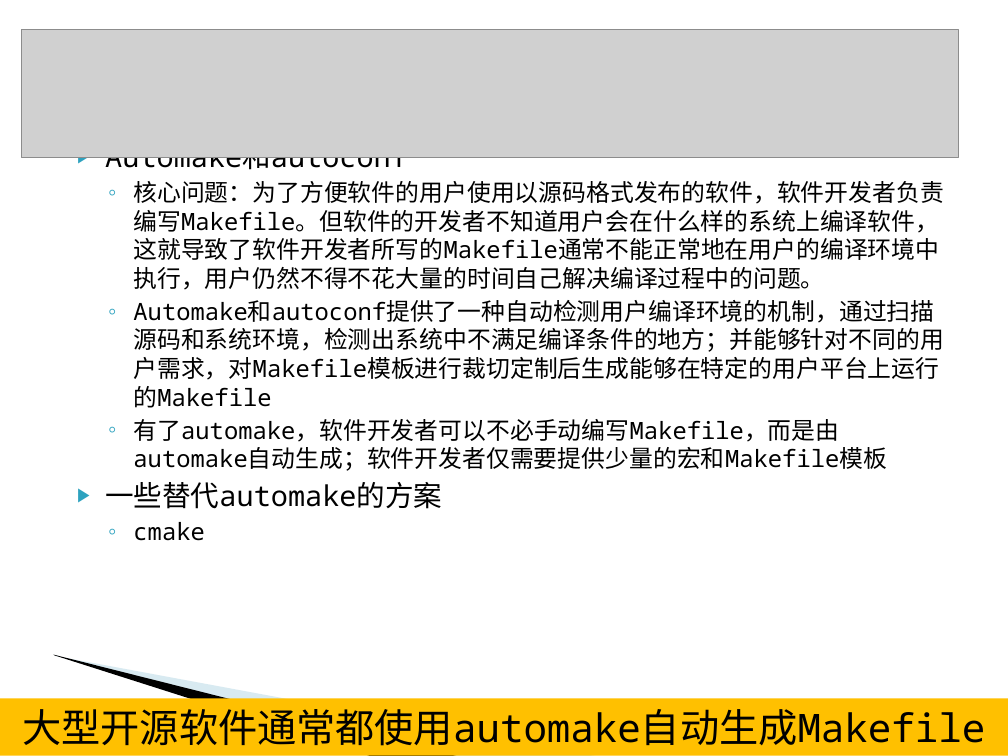
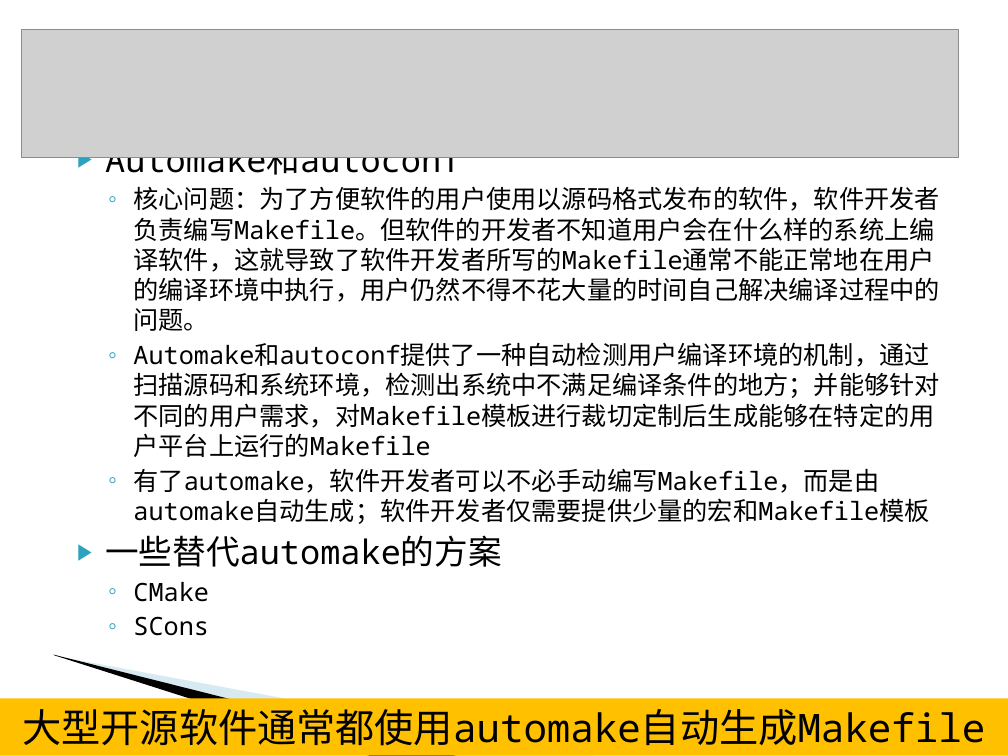
Before and after one commit to L3w1s-L1u/_outline, a slide deck: slide 12 of Linux_Server_2015/Linux包管理器和源码编译.ppt. Drawn at 1008x756 pixels with LibreOffice and Linux fonts; fonts in the diff are those of the drawing; grey boxes stand for pictures; background and template pictures are left out. Boxes give left, top, right and bottom in pixels: in the first picture for what was removed or moved away, otherwise in the second. Text is boxed around its words. In the diff, an @@ line names an element or a change of style, - is before the commit and + after.

```diff
--- a/Linux_Server_2015/Linux包管理器和源码编译.ppt
+++ b/Linux_Server_2015/Linux包管理器和源码编译.ppt
@@ text at [105,157,939,567]: size 20.4 to 24 pt in "Automake和autoconf", "一些替代automake的方案"; size 17 to 18 pt in "核心问题：为了方便软件的用户使用以源码格式发布的软件，软件开发者负责编写Makefile。但软件的开发者不知道用户会在什 ...", "Automake和autoconf提供了一种自动检测用户编译环境的机制，通过扫描源码和系统环境，检测出系统中不满足编译条 ...", "有了automake，软件开发者可以不必手动编写Makefile，而是由automake自动生成；软件开发者仅需要提供少 ..." @@
@@ text at [133,582,209,636]: text changed; size 17 to 18 pt @@
-  ◦ cmake
+  ◦ CMake
+  ◦ SCons
```
Also in this commit, not shown: 1 slide added.
